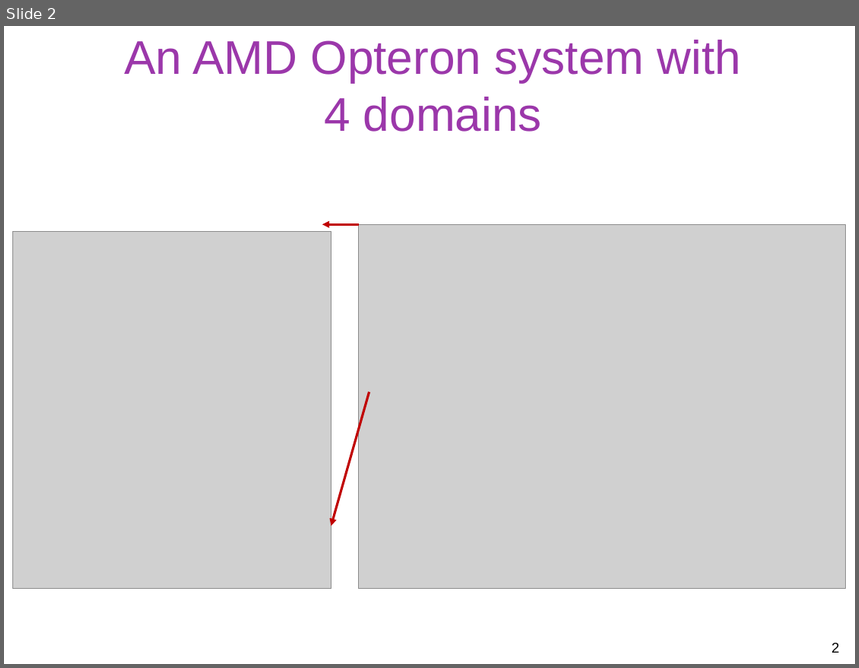
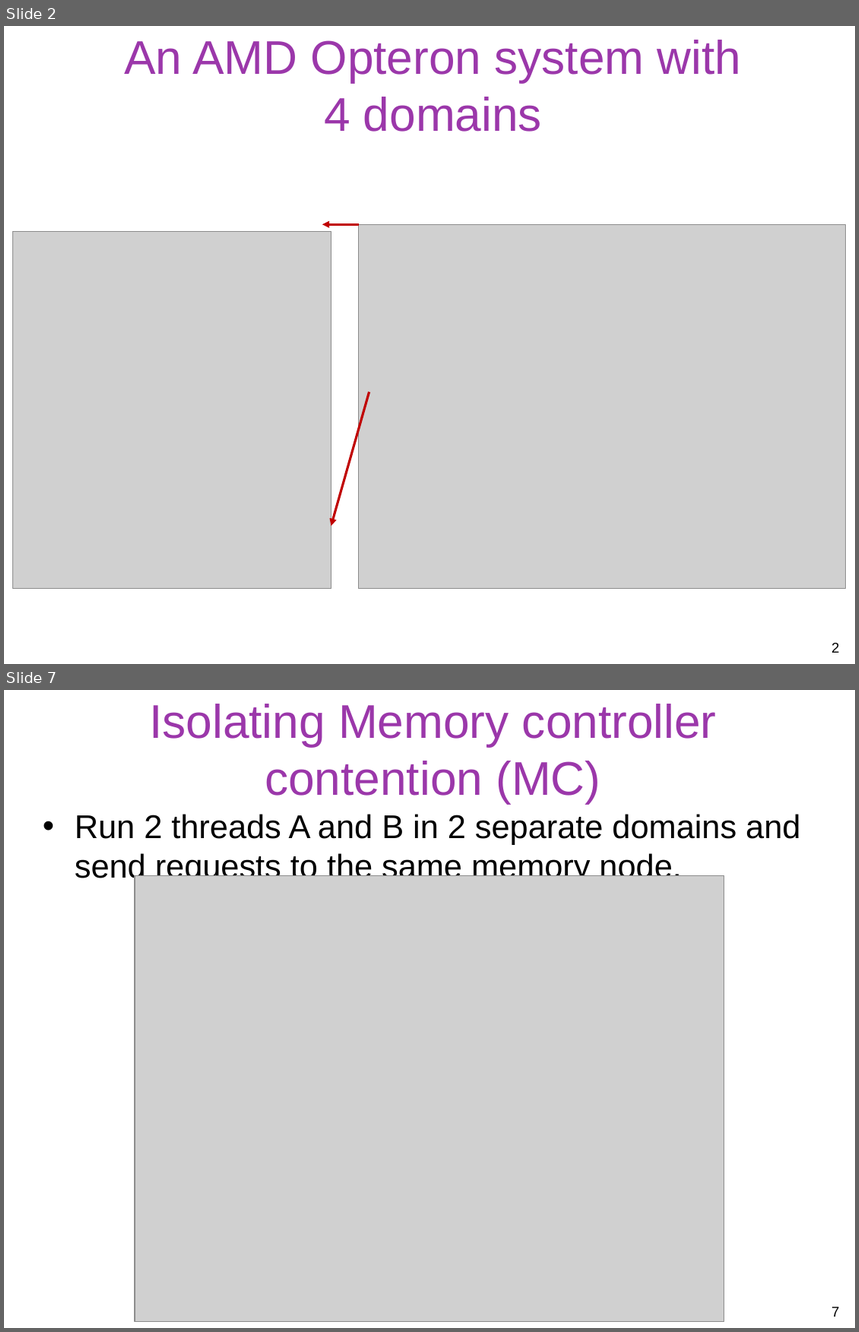
Before and after one commit to gulaoshi/gu.github.io, a slide deck: AdvOS/PPT+papers/blagodurov-ATC11.pptx. Shown one above the other, each under a label of ours: slide 2 before the commit, slides 2 and 7 after it; the slides between them are not shown. The pictures are 859x668 and 859x1332 pixels, drawn with LibreOffice and Linux fonts; fonts in the diff are those of the drawing; grey boxes stand for pictures. Boxes give left, top, right and bottom in pixels: in the first picture for what was removed or moved away, otherwise in the second. Text is boxed around its words. In the diff, an @@ line names an element or a change of style, - is before the commit and + after.

```diff
--- a/AdvOS/PPT+papers/blagodurov-ATC11.pptx
+++ b/AdvOS/PPT+papers/blagodurov-ATC11.pptx
@@ slide 7 added at (4,690,855,1328), background #FFFFFF @@
@@ title added at (149,704,717,803), 40 pt, text #9B37AA @@
+Isolating Memory controller contention (MC)
@@ text added at (75,814,800,884), 27.9 pt, text #000000 @@
+• Run 2 threads A and B in 2 separate domains and send requests to the same memory node.
@@ picture added at (135,875,725,1322) @@
@@ page number added at (832,1307,839,1317), 12 pt, text #000000 @@
+7
```
Also in this commit, not shown: 14 other slides added, 2 slides removed, 3 other files.
